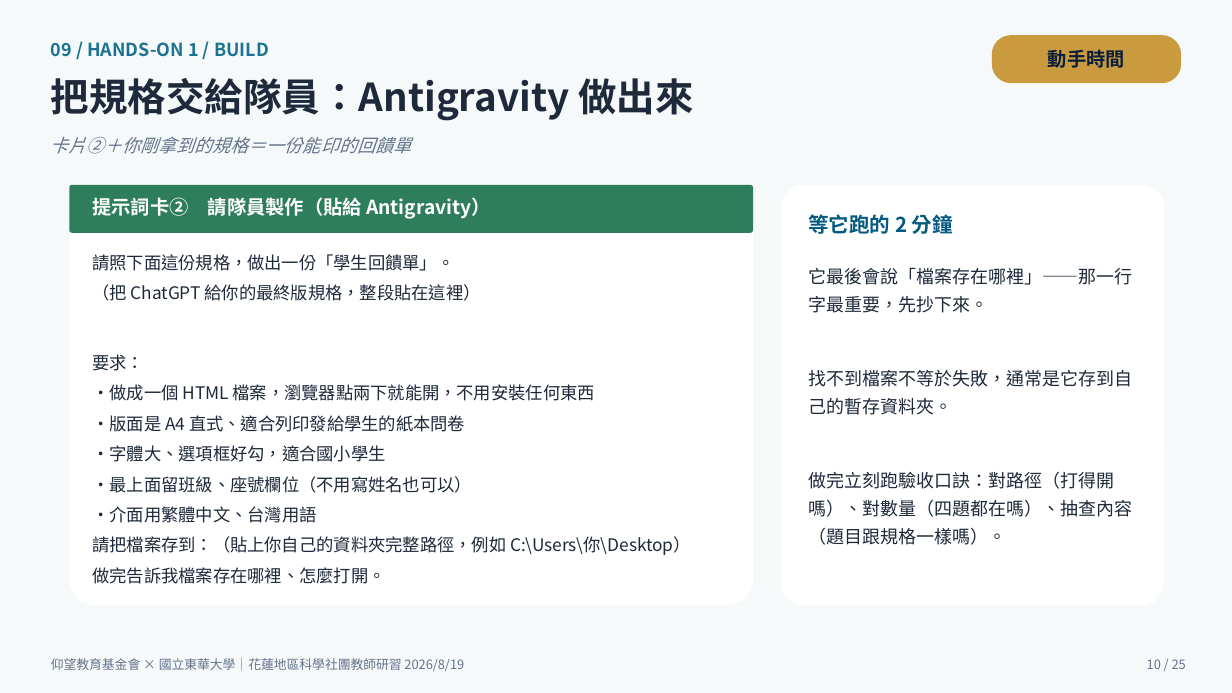
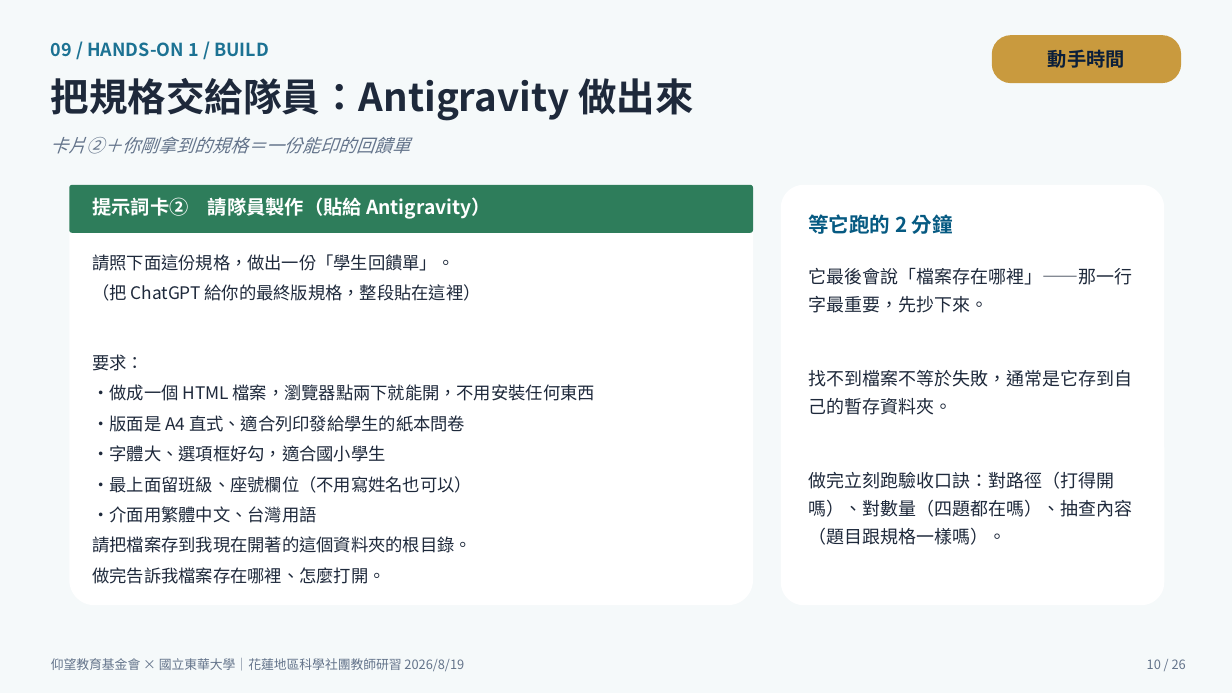
Before and after one commit to cwstedctw/sci-club-toolkit, a slide deck: slide 10 of part2-豐兆/20260819仰望研習主講_從零打造社團管理系統_游豐兆.pptx. Drawn at 1232x693 pixels with LibreOffice and Linux fonts; fonts in the diff are those of the drawing. Boxes give left, top, right and bottom in pixels: in the first picture for what was removed or moved away, otherwise in the second. Text is boxed around its words. In the diff, an @@ line names an element or a change of style, - is before the commit and + after.

```diff
--- a/part2-豐兆/20260819仰望研習主講_從零打造社團管理系統_游豐兆.pptx
+++ b/part2-豐兆/20260819仰望研習主講_從零打造社團管理系統_游豐兆.pptx
@@ text at box(92, 536, 471, 553): text changed @@
-請把檔案存到：（貼上你自己的資料夾完整路徑，例如 C:\Users\你\Desktop）
+請把檔案存到我現在開著的這個資料夾的根目錄。
@@ text at box(1147, 659, 1186, 669): text changed @@
-10 / 25
+10 / 26
```
Also in this commit, not shown: 22 other slides changed, 1 slide added, 3 other files.
